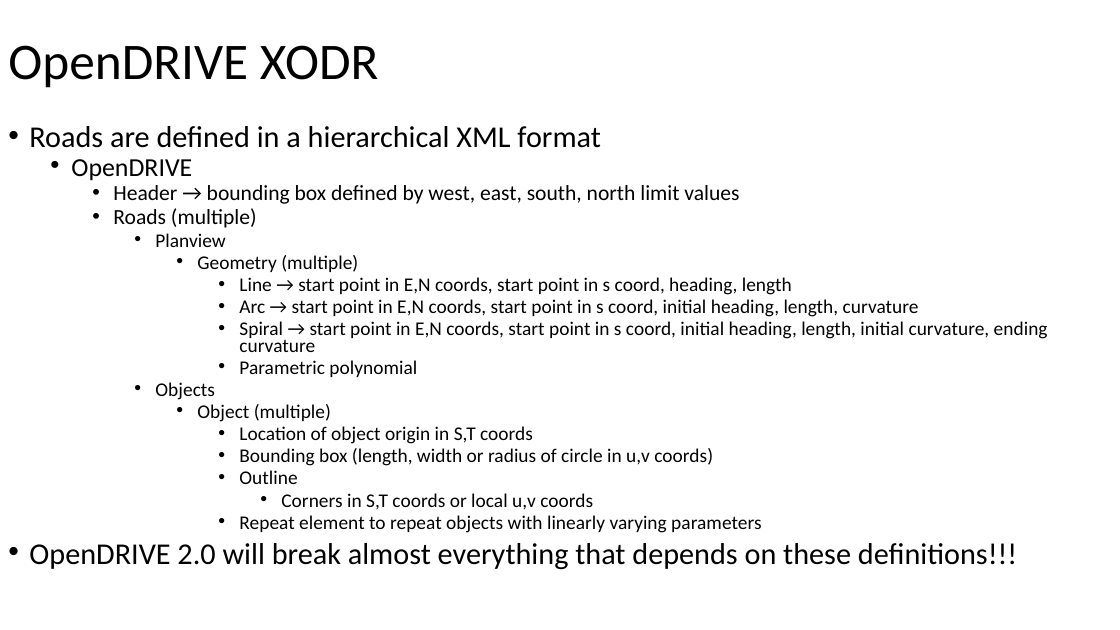
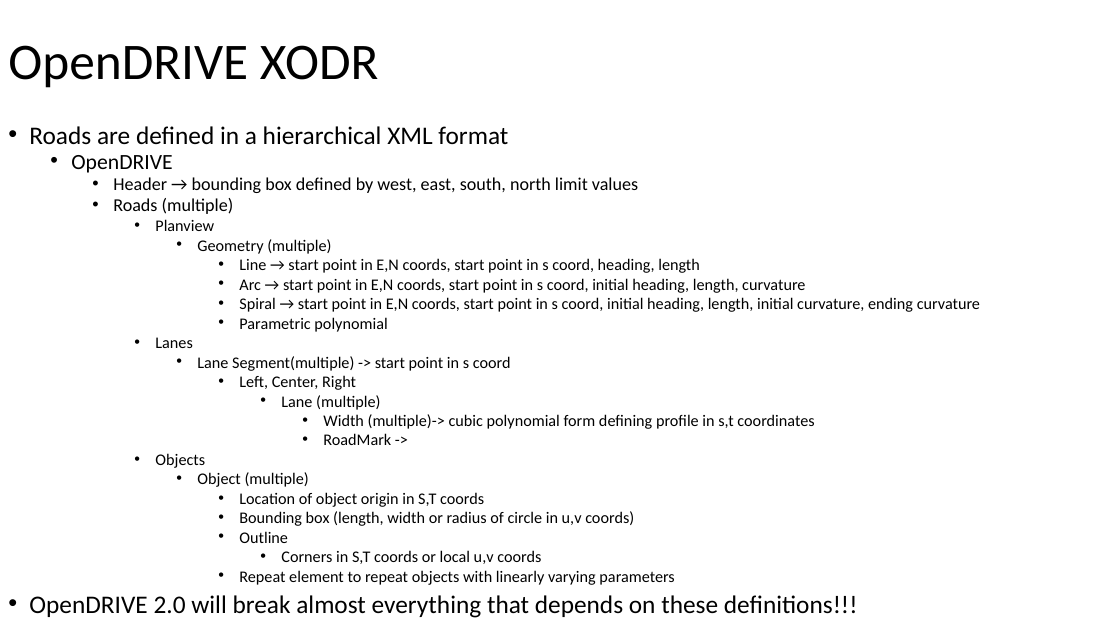
Before and after one commit to ivsg-psu/PathPlanning_MapTools_ParseXODR, a slide deck: slide 2 of Documents/OpenDRIVE-MATLAB.pptx. Drawn at 1120x630 pixels with LibreOffice and Linux fonts; fonts in the diff are those of the drawing. Boxes give left, top, right and bottom in pixels: in the first picture for what was removed or moved away, otherwise in the second. Text is boxed around its words. In the diff, an @@ line names an element or a change of style, - is before the commit and + after.

Commit message:
FIX: bugfixes for importing and parsing the road examples

```diff
--- a/Documents/OpenDRIVE-MATLAB.pptx
+++ b/Documents/OpenDRIVE-MATLAB.pptx
@@ text at box(29, 126, 980, 618): size 25.9 to 21.7 pt in "Roads are defined in a hierarchical XML ...", "OpenDRIVE 2.0 will break almost everything that ..."; size 22.2 to 18.6 pt in "OpenDRIVE"; size 18.5 to 15.5 pt in "Header → bounding box defined by west, ...", "Roads (multiple)"; size 16.6 to 13.9 pt in "Planview", "Geometry (multiple)", "Line → start point in E,N coords, ...", "Arc → start point in E,N coords, ..." and 9 more places @@
@@ text at box(155, 337, 814, 445): paragraphs added @@
+      • Lanes
+        • Lane Segment(multiple) -> start point in s coord
+          • Left, Center, Right
+            • Lane (multiple)
+              • Width (multiple)-> cubic polynomial form defining profile in s,t coordinates
+              • RoadMark ->
```
Also in this commit, not shown: 1 other slide changed, 3 other files.
